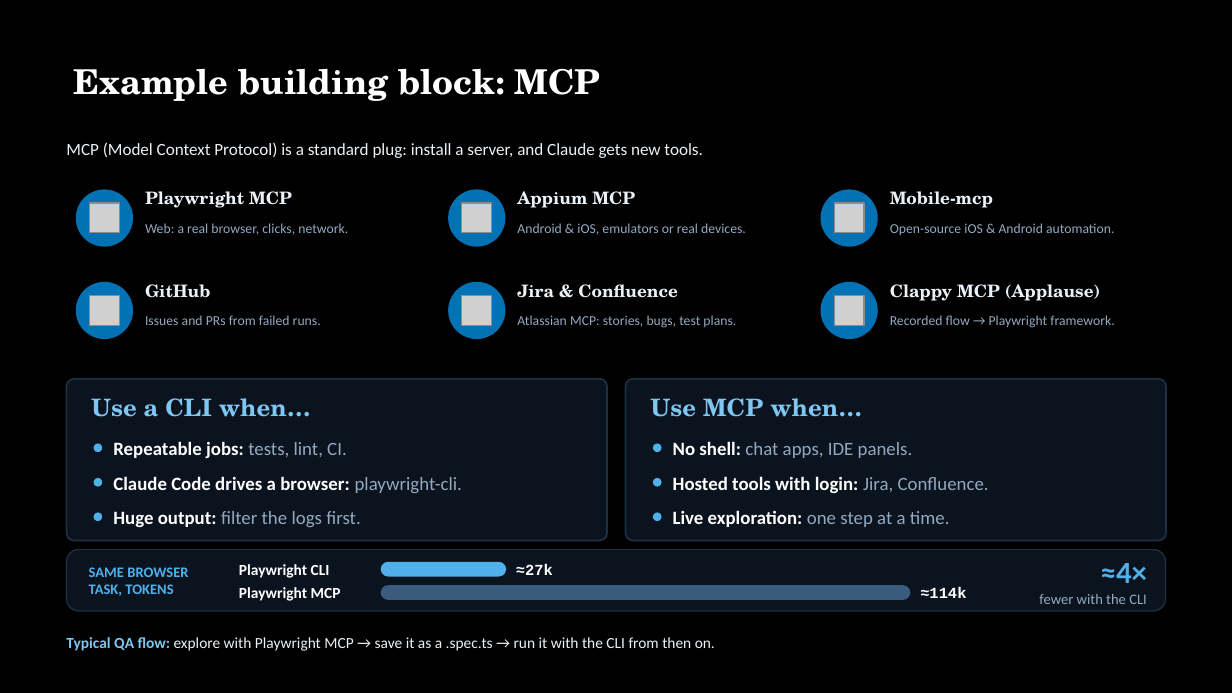
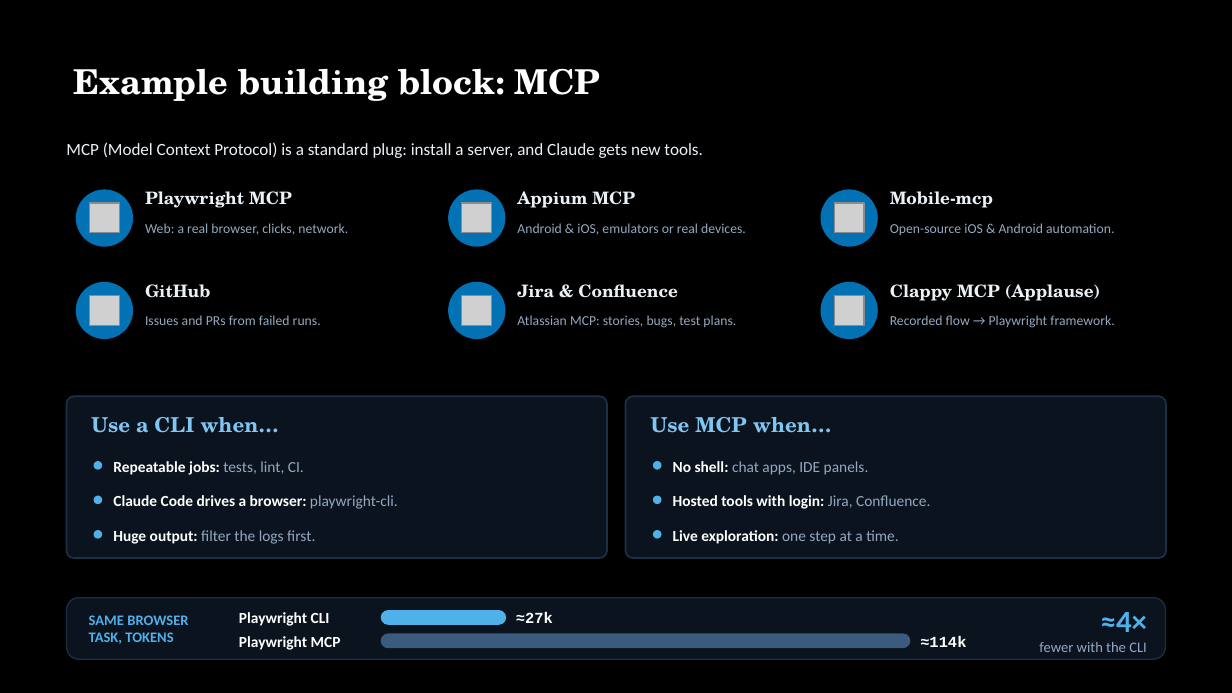
Before and after one commit to ApplauseAuto/testcon-ai-cc-demo, a slide deck: slide 10 of presentation/TestCon2026 - A Tester's Guide to Claude Code.pptx (slide 11 before the commit). Drawn at 1232x693 pixels with LibreOffice and Linux fonts; fonts in the diff are those of the drawing; grey boxes stand for pictures. Boxes give left, top, right and bottom in pixels: in the first picture for what was removed or moved away, otherwise in the second. Text is boxed around its words. In the diff, an @@ line names an element or a change of style, - is before the commit and + after.

```diff
--- a/presentation/TestCon2026 - A Tester's Guide to Claude Code.pptx
+++ b/presentation/TestCon2026 - A Tester's Guide to Claude Code.pptx
@@ rounded rectangle: place and size @@
-rounded rectangle at [67, 379, 607, 541]
+rounded rectangle at [67, 397, 607, 558]
@@ text "Use a CLI when…" at [91, 417, 279, 433]: size 14 to 12 pt @@
@@ rounded rectangle: place and size @@
-rounded rectangle at [626, 379, 1167, 541]
+rounded rectangle at [626, 397, 1167, 558]
@@ text "Use MCP when…" at [650, 417, 832, 433]: size 14 to 12 pt @@
@@ ellipse: place and size @@
-ellipse at [94, 478, 102, 487]
+ellipse at [94, 461, 102, 469]
@@ ellipse: place and size @@
-ellipse at [653, 478, 662, 487]
+ellipse at [653, 461, 662, 469]
@@ 6 texts, 3 rounded rectangles, 2 ellipses: place and size @@
-6 texts, 3 rounded rectangles, 2 ellipses at [67, 444, 1165, 611]
+6 texts, 3 rounded rectangles, 2 ellipses at [67, 495, 1165, 659]
@@ 8 texts, 2 ellipses: place and size @@
-8 texts, 2 ellipses at [91, 398, 989, 527]
+8 texts, 2 ellipses at [91, 417, 930, 544]
@@ size 11 to 9 pt in 6 elements at [113, 461, 304, 475], [113, 495, 398, 509], [673, 461, 869, 475], [673, 495, 930, 509], [113, 530, 315, 544], [673, 530, 898, 544] @@
@@ text removed at [66, 637, 715, 651] @@
-Typical QA flow: explore with Playwright MCP → save it as a .spec.ts → run it with the CLI from then on.
```
Also in this commit, not shown: 28 other slides changed, 1 slide added, 2 slides removed, 1 other file.
